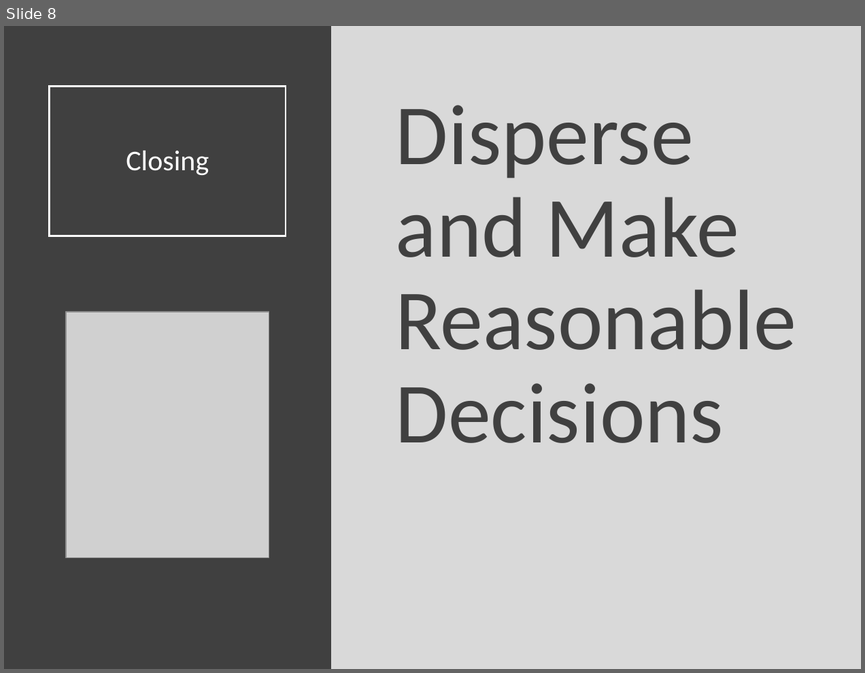
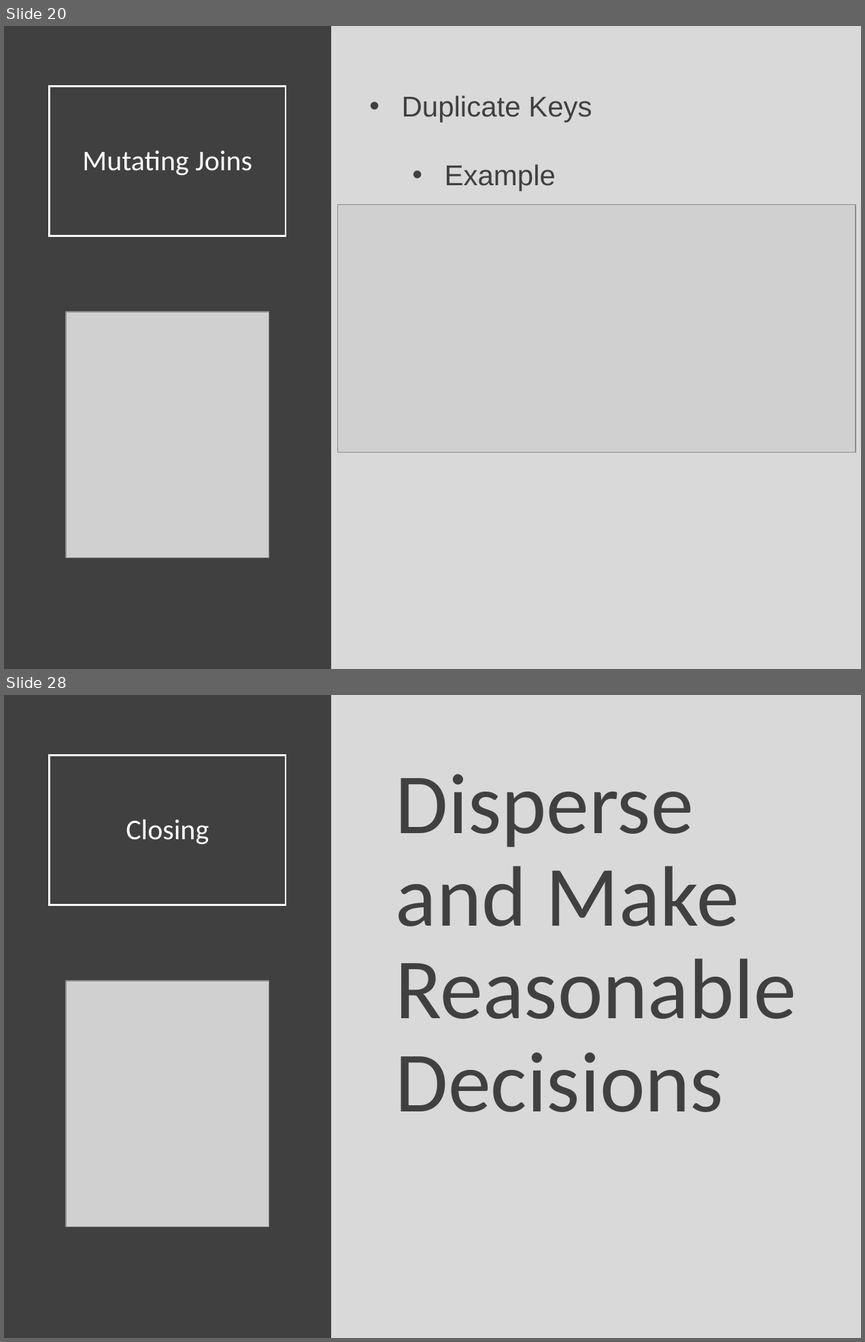
Before and after one commit to Yixf-Self/STOR320_WEBSITE, a slide deck: Lecture/Lecture 14/Lecture 14.pptx. Shown one above the other, each under a label of ours: slide 8 before the commit, slides 20 and 28 after it; the slides between them are not shown. The pictures are 865x673 and 865x1342 pixels, drawn with LibreOffice and Linux fonts; fonts in the diff are those of the drawing; grey boxes stand for pictures. Boxes give left, top, right and bottom in pixels: in the first picture for what was removed or moved away, otherwise in the second. Text is boxed around its words. In the diff, an @@ line names an element or a change of style, - is before the commit and + after.

```diff
--- a/Lecture/Lecture 14/Lecture 14.pptx
+++ b/Lecture/Lecture 14/Lecture 14.pptx
@@ slide 20 added at (x1=4, y1=26, x2=861, y2=669), background #D9D9D9 @@
@@ rectangle added at (x1=4, y1=26, x2=331, y2=669), fill #404040 @@
@@ title added at (x1=50, y1=86, x2=286, y2=236), outline #FFFFFF 1.5 pt, 24 pt, text #FFFFFF @@
+Mutating Joins
@@ text added at (x1=402, y1=95, x2=592, y2=191), 24 pt, text #404040 @@
+• Duplicate Keys
+  • Example
@@ picture added at (x1=337, y1=204, x2=855, y2=452) @@
@@ picture added at (x1=66, y1=312, x2=269, y2=557) @@
@@ what was slide 8 is now slide 28 @@
```
Also in this commit, not shown: 26 other slides added, 7 slides removed, 6 other files.
